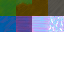
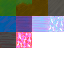
Layered file, before and after one edit (64×64). Changes by layer:
added layer "Top copy #8" above "Top copy #6" over (16, 32, 32, 48)
added layer "Top copy #7" above "Top copy #5" over (0, 32, 16, 48)
